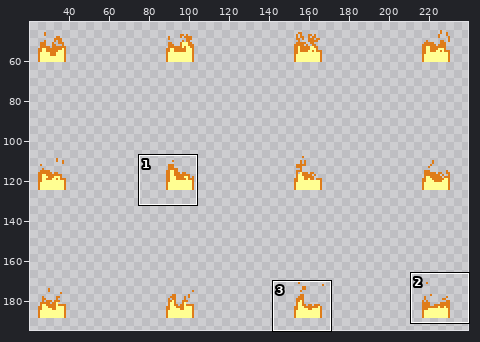
Sprite sheet -- assets/graphics/fire.png. The picture above shows the old version from afar; the outline marks the close-up.
Close-up. Before:
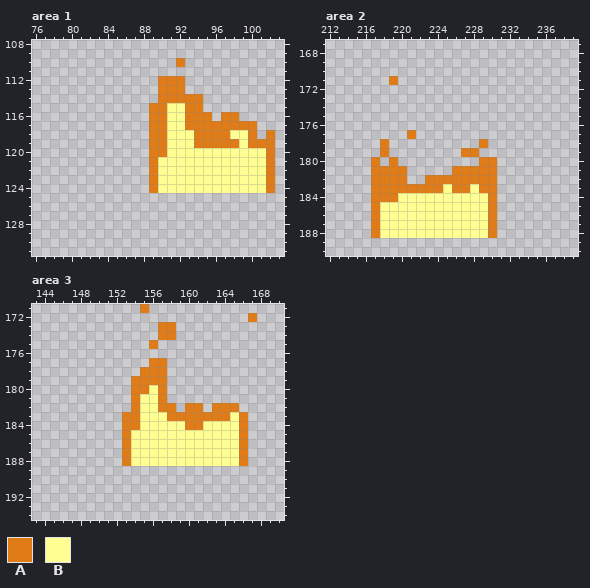
The file is 256x256 pixels. Shown: area 1: x 76..103, y 108..131; area 2: x 212..239, y 167..190; area 3: x 143..170, y 171..194. The wide view leaves out empty margins. The commit also changed other parts of the picture, which this record leaves out.
Palette (. is transparent): A #df7c18  B #fffe92
Pixels before, area 1, first column x 89:
110 ...A..........
111 ..............
112 .AAA..........
113 .AAA..........
114 .AAAAA........
115 AABBAA........
116 AABBAAA.AA....
117 AABBAAAAAAAA..
118 AABBBAAAABBA.A
119 AABBBAAAAABAAA
120 AABBBBBBBBBBBA
121 ABBBBBBBBBBBBA
122 ABBBBBBBBBBBBA
123 ABBBBBBBBBBBBA
124 ABBBBBBBBBBBBA
Pixels before, area 2, first column x 217:
171 ..A...........
172 ..............
173 ..............
174 ..............
175 ..............
176 ..............
177 ....A.........
178 .A..........A.
179 .A........AA..
180 A.A.........AA
181 AAAA.....AAAAA
182 AAAA..AAAAAAAA
183 AAAAAAAABAABAA
184 AAABBBBBBBBBBA
185 ABBBBBBBBBBBBA
186 ABBBBBBBBBBBBA
187 ABBBBBBBBBBBBA
188 ABBBBBBBBBBBBA
Pixels before, area 3, first column x 153:
171 ..A............
172 ..............A
173 ....AA.........
174 ....AA.........
175 ...A...........
176 ...............
177 ...AA..........
178 ..AAA..........
179 .AAAA..........
180 .AABA..........
181 .ABBA..........
182 .ABBAA.AA.AAA..
183 AABBBAAAAAAABA.
184 AABBBBBAABBBBA.
185 ABBBBBBBBBBBBA.
186 ABBBBBBBBBBBBA.
187 ABBBBBBBBBBBBA.
188 ABBBBBBBBBBBBA.
New version:
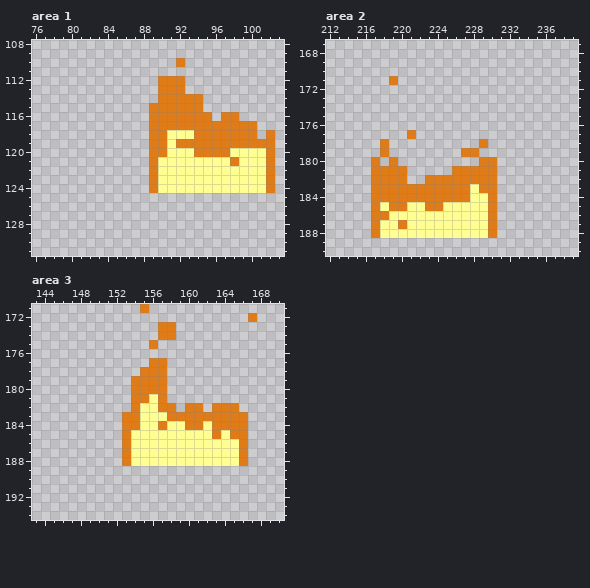
The exact change:
Area 1:
y 115..117: x 91..92 BB -> AA
y 118: x 98..99 BB -> AA
y 119: x 92..93 BB -> AA; x 99 B -> A
y 120: x 94..97 BBBB -> AAAA
y 121: x 98 B -> A
Area 2:
y 183: x 225 B -> A
y 184: x 220..227 BBBBBBBB -> AAAAAAAA
y 185: x 219..220 BB -> AA; x 223..224 BB -> AA
y 186: x 218 B -> A
y 187: x 220 B -> A
Area 3:
y 180: x 156 B -> A
y 181: x 155 B -> A
y 183: x 165 B -> A
y 184: x 157 B -> A; x 163..165 BBB -> AAA
y 185: x 163 B -> A; x 165 B -> A
Changed places in both close-ups, as pixel boxes (x1, y1, x2, y2):
changed: (167, 103, 248, 166)
changed: (380, 184, 470, 229)
changed: (140, 385, 167, 430)
changed: (212, 412, 239, 439)
